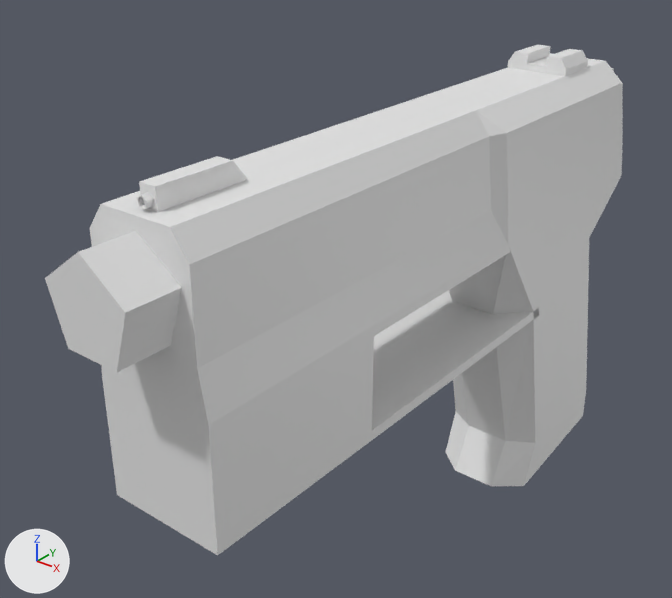
What one commit did to the Blender file models/weapons/pistol.blend.
Camera for both pictures: a 50 mm lens placed at (0.129, -0.202, 0.129), pointed at (-0.02, -0.016, 0.013). Arrows for +X, +Y and +Z are at lower left; the lights stay in place.
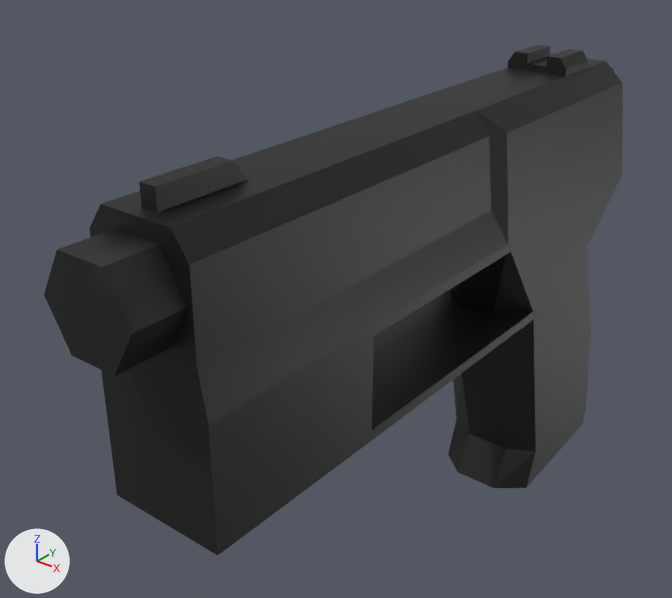
Where the newer file only moved an object's origin or applied its transform, the numbers keep the older frame.

Location of each change, [x1, y1, x2, y2] in pixels of the pictures (672 x 598 px; the box of a moved part takes in the faces that stretch with it):
'Cube', reshaped: before [45, 45, 623, 555]; after [44, 45, 623, 555]
part 1 of me_cube_001, added (black): after [44, 229, 187, 376]
part 2 of me_cube_001, deleted: before [136, 192, 153, 209]
part 3 of me_cube_001, deleted: before [45, 231, 181, 372]
part 4 of me_cube_001, moved or reshaped: [102, 99, 489, 264] in both
part 5 of me_cube_001, built on: before [445, 176, 621, 486]; after [448, 176, 621, 488]
part 6 of me_cube_001, recoloured (grey to black): [90, 45, 623, 555] in both

Patch to the scene script:
```diff
--- a/models/weapons/pistol.blend.py
+++ b/models/weapons/pistol.blend.py
@@ img_texture_pistol @@
+img_texture_pistol = load_image('texture_pistol', 'textures/texture_pistol.png', 256, 256, 'sRGB')
@@ mat_pistol_material @@
+mat_pistol_material = principled_material('pistol_material')
+mat_pistol_material.texture = img_texture_pistol
@@ me_cube_001 @@
 # used by ob_cube; location = (0.0, 0.0, 0.0); scale = (0.1, 0.1, 0.1)
-me_cube_001.from_pydata(...)  # 152 vertices, 134 faces; spans x -0.16..0.16, y -1.13..0.97, z -0.7..0.73
+me_cube_001.from_pydata(...)  # 138 vertices, 125 faces; spans x -0.16..0.16, y -1.13..0.99, z -0.72..0.73
+# me_cube_001 part 1: a new loose piece, a 6-sided cylinder along y spanning x -0.12..0.12, y -1.13..-0.63, z 0.42..0.64, in mat_pistol_material (picture img_texture_pistol)
+# me_cube_001 part 2: the loose piece of 20 vertices spanning x -0.01..0.01, y -0.98..-0.88, z 0.69..0.71 is deleted
+# me_cube_001 part 3: the loose piece of 10 vertices spanning x -0.11..0.11, y -1.13..-0.63, z 0.43..0.65 is deleted
+# me_cube_001 part 4
+# 4 vertices are removed from x -0.1..0.1, y -0.96..-0.72, z 0.68
+# 6 faces are deleted
+# 6 new faces join them
+# me_cube_001 part 5
+# 6 vertices are removed from x -0.16..0.16, y 0.43..0.97, z -0.7..-0.64
+# 11 faces are deleted
+# 4 vertices in x -0.16..0.16, y 0.72..0.76, z 0.13 move by (0.0, -0.01, -0.03)
+# 10 vertices move from x -0.16..0.16, y 0.36..0.97, z -0.7..-0.53 to x -0.16..0.16, y 0.35..0.9, z -0.59..-0.25
+# 14 vertices are added at x -0.16..0.16, y 0.38..0.99, z -0.72..-0.59
+# 18 new faces join them
+# me_cube_001 part 6: 93 faces spanning x -0.16..0.16, y -1.0..0.93, z -0.59..0.73 switch from no material to mat_pistol_material (picture img_texture_pistol)
```
